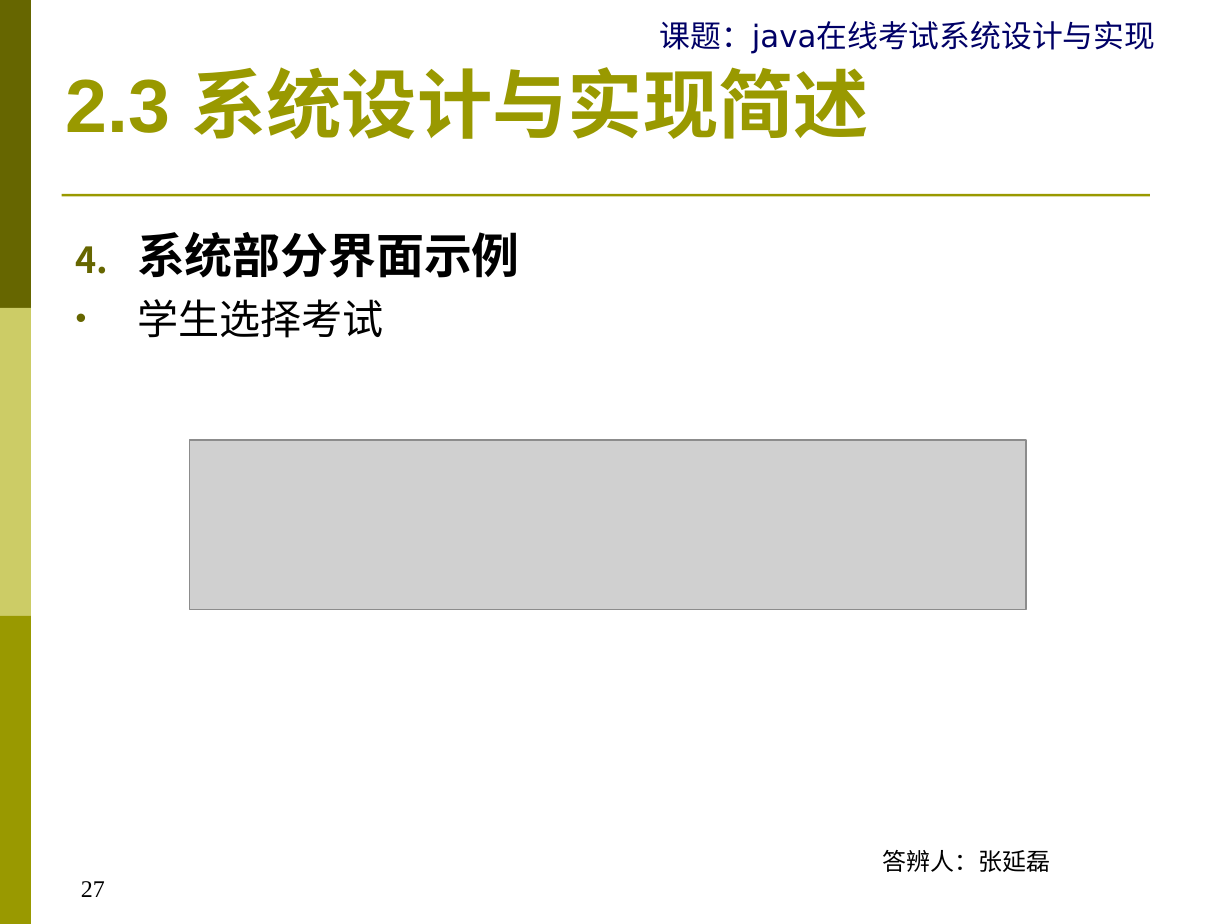
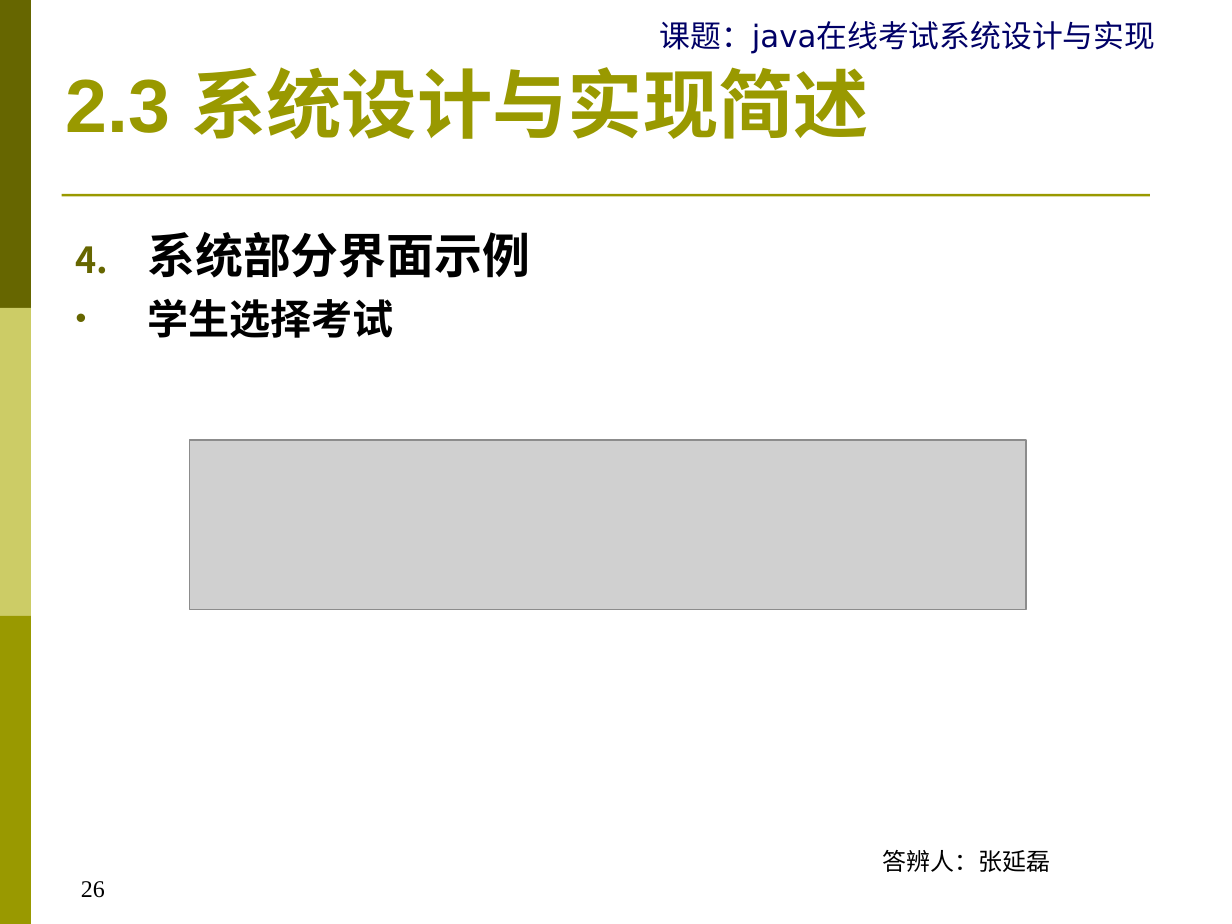
Before and after one commit to zhangylz/sudaonlineexambase, a slide deck: slide 26 of document/YB17270520059张延磊-Java在线考试系统设计与实现V1-20190508.ppt (slide 27 before the commit). Drawn at 1232x924 pixels with LibreOffice and Linux fonts; fonts in the diff are those of the drawing; grey boxes stand for pictures. Boxes give left, top, right and bottom in pixels: in the first picture for what was removed or moved away, otherwise in the second. Text is boxed around its words. In the diff, an @@ line names an element or a change of style, - is before the commit and + after.

```diff
--- a/document/YB17270520059张延磊-Java在线考试系统设计与实现V1-20190508.ppt
+++ b/document/YB17270520059张延磊-Java在线考试系统设计与实现V1-20190508.ppt
@@ text "系统部分界面示例" at bbox=[147, 232, 530, 338]: bold on in "学生选择考试"; indent changed @@
@@ page number at bbox=[81, 881, 105, 898]: text changed @@
-27
+26
```
Also in this commit, not shown: 16 other slides changed, 1 slide removed, 1 other file.
